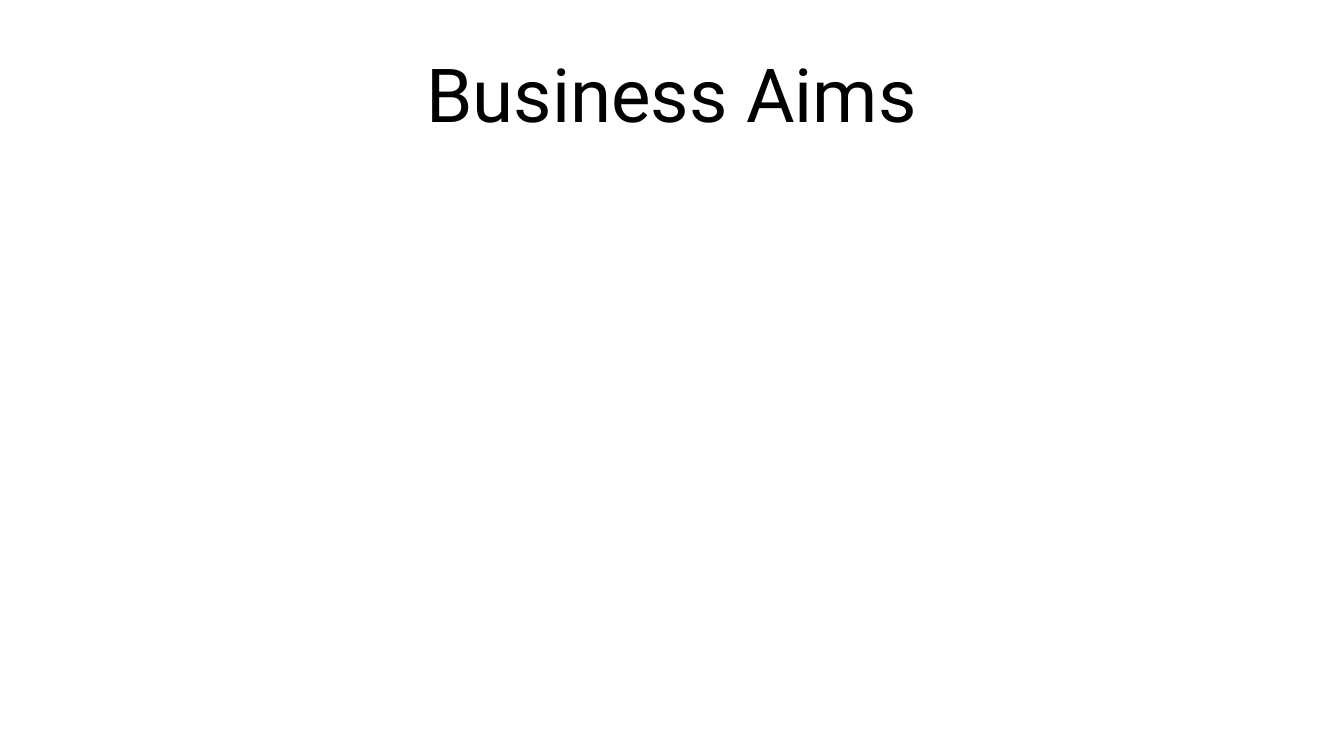
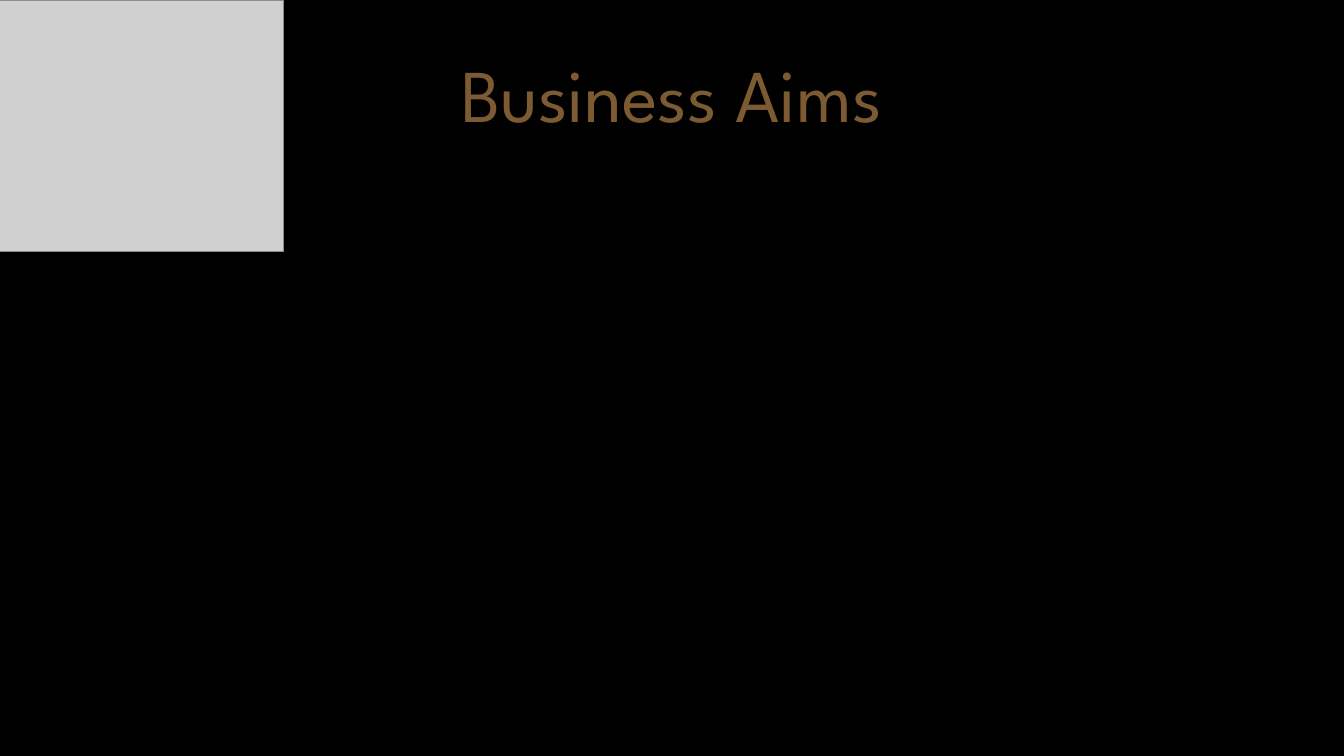
Before and after one commit to ZeusOfTheCrows/comp150-game, a slide deck: slide 15 of Investment Pitch Resources/Slide Deck.pptx. Drawn at 1344x756 pixels with LibreOffice and Linux fonts; fonts in the diff are those of the drawing; grey boxes stand for pictures. Boxes give left, top, right and bottom in pixels: in the first picture for what was removed or moved away, otherwise in the second. Text is boxed around its words. In the diff, an @@ line names an element or a change of style, - is before the commit and + after.

Commit message:
Updated powerpoint with visual styles, added Samurai.png

```diff
--- a/Investment Pitch Resources/Slide Deck.pptx
+++ b/Investment Pitch Resources/Slide Deck.pptx
@@ background #FFFFFF to #000000 @@
@@ picture added at (x1=0, y1=0, x2=284, y2=251) @@
@@ text "Business Aims" at (x1=461, y1=72, x2=882, y2=123): font Roboto to League Spartan, text colour #000000 to #7C5B33 @@
```
Also in this commit, not shown: 14 other slides changed, 6 slides added, 6 slides removed, 1 other file.
